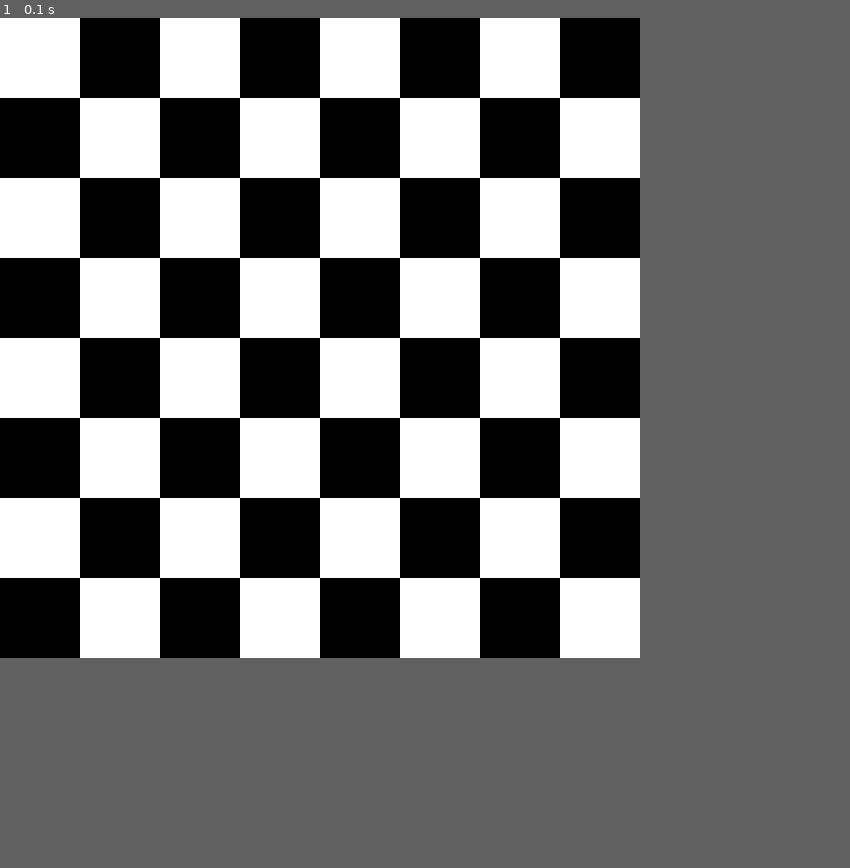
Above: before the commit, frame 1.
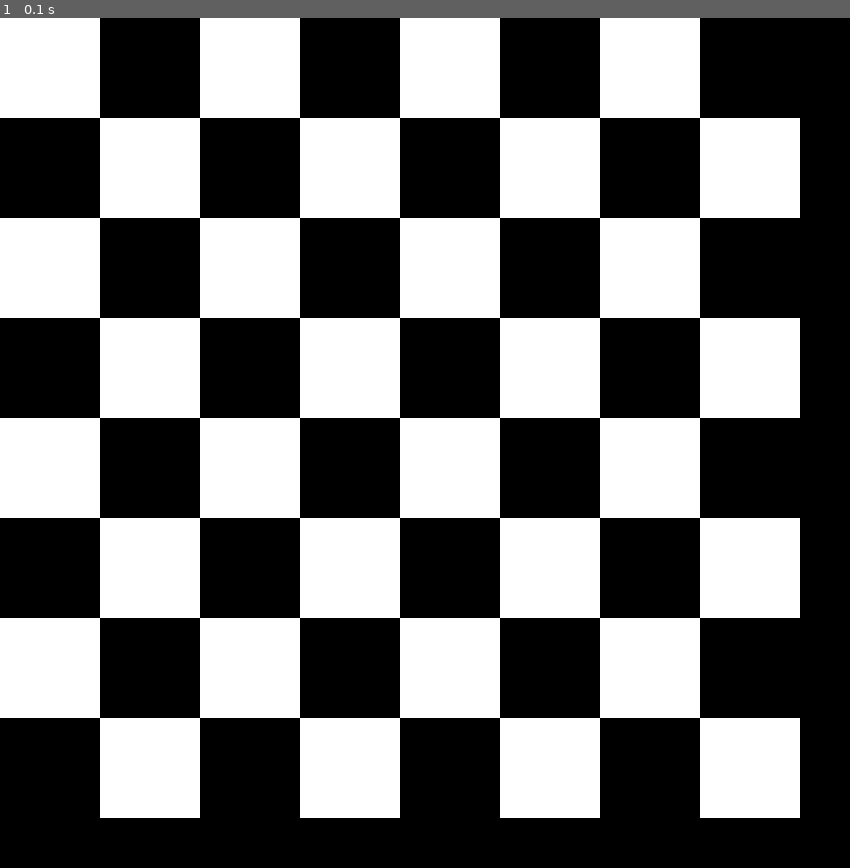
Above: after the commit, the same moment.

Repository: HausMeister008/CHESS
Game: pygame game, started from game.py
Two runs of this game, one before a commit and one after it. Both use one fixed random seed, a clock stepped at 60 frames per second and the inputs below.
Inputs:
- Up to frame 1 (0.1 s): no input
The window is 640x640 before the commit and 850x850 after it. Grey fills any space a smaller window leaves; there, only what the larger window draws over its background counts as a difference.

The runs differ from the first frame. In frame 1, 43% of the frame differs, in the area x 0-95%, y 0-95%.

Commit message:
game.py added

Diff:
--- a/game.py
+++ b/game.py
@@ -1,14 +1,18 @@
-import pygame, sys
+import pygame, sys, math
 
 pygame.init()
 
 # creating window
-rect_size = 80
-size = [rect_size*8, rect_size*8]
+rect_size = 100
+size = [rect_size*8 + math.ceil(int(rect_size * 0.5)), rect_size*8 +  math.ceil(int(rect_size * 0.5))]
 screen = pygame.display.set_mode(size)
 clock = pygame.time.Clock()
 
 screen.fill((0,0,0))
+
+chars = 'ABCDEFGH'
+board_data = {(char, number+1): {'manned': False, 'figure': ''} for char in chars for number in range(8)}
+# board_data[('A', 2)] --> {'manned': True, 'figure': 'horse1_black'}
 
 for i in range(8):
     for j in range(4):
@@ -18,7 +22,8 @@
             ((j*2+(i%2))*rect_size , #where to draw it horizontally
             i*rect_size, # where to draw it vertically
             rect_size, # which size
-            rect_size))
+            rect_size
+        ))
 
 go = True
 while go:
